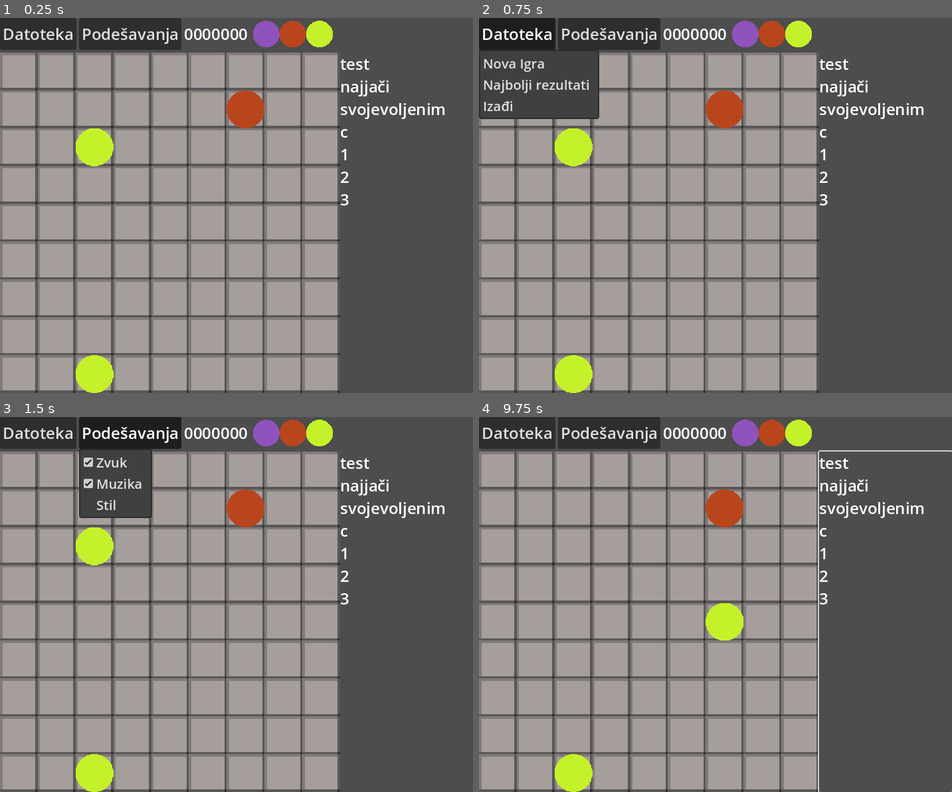
Above: before the commit, frames 1-4 (two rows, left to right).
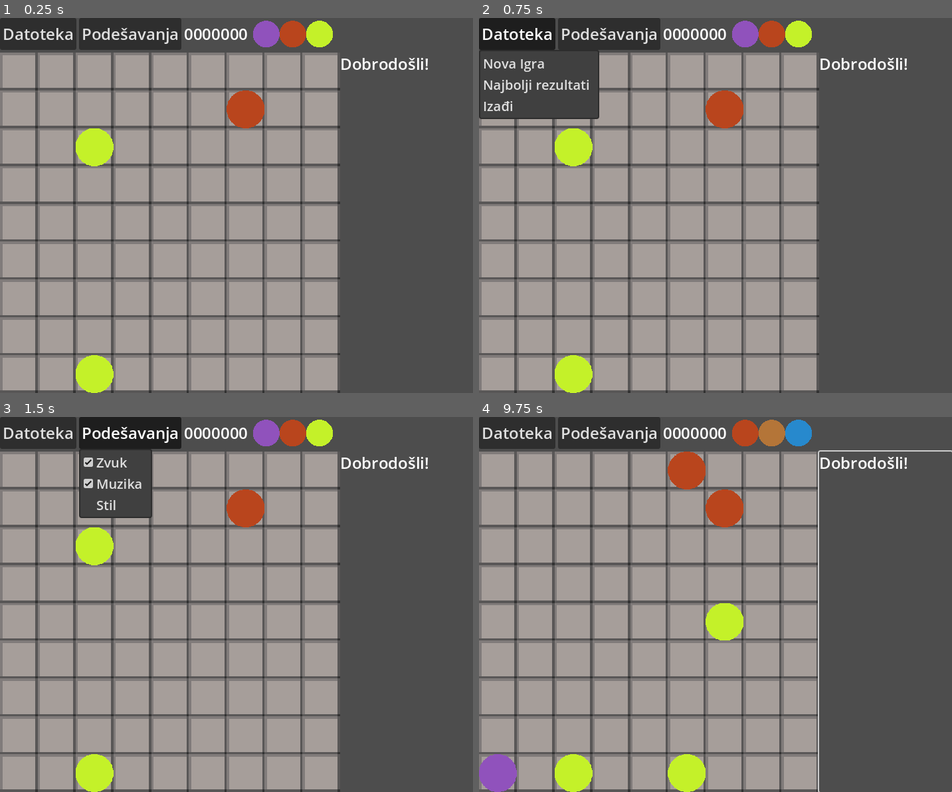
Above: after the commit, the same moments.

Repository: Relja-Stojanovic/Poklon
Game: Godot game, scene res://board/sceen.tscn
Two runs of this game, one before a commit and one after it. Both use one fixed random seed, a clock stepped at 60 frames per second and the inputs below.
Inputs (mouse positions are in pixels of both pictures, inside the frame that each line leads up to):
- Up to frame 1 (0.25 s): no input
- Up to frame 2 (0.75 s): click "Datoteka" at 0.5 s
- Up to frame 3 (1.5 s): click "Podešavanja" at 1.25 s
- Up to frame 4 (9.75 s): click "Datoteka" at 2 s; click "Podešavanja" at 2.75 s; click "Datoteka" at 3.5 s; click "Podešavanja" at 4.25 s; tap Enter at 5, 6.5, 8 s; move the mouse to (819, 585) at 5.02 s; click (819, 585) at 5.1 s; tap Space at 5.75, 7.25, 8.75 s; move the mouse to (620, 623) at 5.77 s; click (620, 623) at 5.85 s; move the mouse to (762, 522) at 6.52 s; click (762, 522) at 6.6 s; move the mouse to (691, 679) at 7.27 s; click (691, 679) at 7.35 s; move the mouse to (857, 660) at 8.02 s; click (857, 660) at 8.1 s; move the mouse to (573, 548) at 8.77 s; click (573, 548) at 8.85 s; move the mouse to (739, 604) at 9.52 s; click (739, 604) at 9.6 s

The runs differ from the first frame. In frame 1, 0.8% of the frame differs, in the area x 71-94%, y 10-50%; in frame 2, 0.8%; in frame 3, 0.8%; in frame 4, 3.7%, in the area x 0-94%, y 0-100%.

Commit message:
Basic Ball Gameplay

Diff:
--- a/board/main.gd
+++ b/board/main.gd
@@ -1,8 +1,9 @@
 extends Control
 
+# TODO: Visuals should be moved to its own sceen
 signal selected_element(data: GameData, pos: Vector2i)
 signal selected_target(data: GameData, pos: Vector2i)
-signal selection_canceled(data: GameData)
+signal selected_ended(data: GameData)
 
 var astar: AStarGrid2D = AStarGrid2D.new()
 var data: GameData
@@ -44,6 +45,7 @@
 		for element in data.elements:
 			astar.set_point_solid(element, true)
 
+# TODO: Pathfinding should be its own class
 func _on_element_moved(_data: GameData, old_pos: Vector2i, new_pos: Vector2i) -> void:
 	astar.set_point_solid(old_pos, false)
 	astar.set_point_solid(new_pos, true)
@@ -59,18 +61,19 @@
 		if pos == selected_pos:
 			selected_pos = Vector2i.MIN
 			has_selected = false
-			selection_canceled.emit(data)
+			selected_ended.emit(data)
 		elif data.is_empty(pos):
 			var path: PackedVector2Array = astar.get_id_path(selected_pos, pos, false)
 			if not path.is_empty():
 				data.move_element(selected_pos, pos)
+				var connected: bool = GameService.game_strategy.execute_match(data, pos)
 				selected_target.emit(data, selected_pos)
+				if not connected or data.elements.is_empty():
+					GameService.spawn_elements(data)
+
 				selected_pos = Vector2i.MIN
 				has_selected = false
-				#TODO: Fix this shit
-				$Board/SelectedElementBackground.visible = false
-				$Board/SelectedTargetBackground.visible = false
-				$Board/SelectedElement.visible = false
+				selected_ended.emit(data)
 		else:
 			selected_pos = pos
 			selected_element.emit(data, selected_pos)
--- a/board/sceen.tscn
+++ b/board/sceen.tscn
@@ -9,6 +9,7 @@
 [ext_resource type="Script" uid="uid://da7s0t81p7udb" path="res://board/ui/board/board_background.gd" id="3_udv86"]
 [ext_resource type="Script" uid="uid://cbfbrqpjlwm2u" path="res://board/ui/menu/menu_settings.gd" id="3_v6giy"]
 [ext_resource type="Script" uid="uid://djbimqgro8vku" path="res://board/ui/board.gd" id="6_qb5gv"]
+[ext_resource type="Script" uid="uid://dl4c1jl8mehsk" path="res://board/ui/chat.gd" id="7_wdrx5"]
 [ext_resource type="Script" uid="uid://mxta8bkkeq8j" path="res://board/ui/preview/preview.gd" id="7_x7vg5"]
 [ext_resource type="Script" uid="uid://bp175he2qetv1" path="res://board/ui/new_game_popup.gd" id="8_ciyxn"]
 [ext_resource type="Script" uid="uid://p626t6c8uiq2" path="res://board/ui/board/elements.gd" id="9_ox5xr"]
@@ -156,16 +157,11 @@
 layout_mode = 2
 size_flags_horizontal = 8
 focus_mode = 2
-text = "test
-najjači
-svojevoljenim
-c
-1
-2
-3"
+text = "Dobrodošli!"
 fit_content = true
 autowrap_mode = 0
 selection_enabled = true
+script = ExtResource("7_wdrx5")
 
 [node name="Board" type="SubViewport" parent="."]
 disable_3d = true
@@ -372,8 +368,10 @@
 [connection signal="selected_element" from="." to="Board/SelectedElementBackground" method="_on_root_selected_element"]
 [connection signal="selected_element" from="." to="Board/SelectedElement" method="_on_root_selected_element"]
 [connection signal="selected_element" from="." to="AnimationPlayer" method="_on_root_selected_element"]
+[connection signal="selected_ended" from="." to="Board/SelectedElementBackground" method="_on_root_selected_ended"]
+[connection signal="selected_ended" from="." to="Board/SelectedTargetBackground" method="_on_root_selected_ended"]
+[connection signal="selected_ended" from="." to="Board/SelectedElement" method="_on_root_selected_ended"]
 [connection signal="selected_target" from="." to="Board/SelectedTargetBackground" method="_on_root_selected_target"]
-[connection signal="selection_canceled" from="." to="AnimationPlayer" method="_on_root_selection_canceled"]
 [connection signal="board_clicked" from="UI/Bottom/Board" to="." method="_on_board_clicked"]
 [connection signal="close_requested" from="NewGamePopup" to="NewGamePopup" method="_on_close_requested"]
 [connection signal="value_changed" from="NewGamePopup/MarginContainer/Options/Size/Input" to="NewGamePopup" method="_on_input_size"]
--- a/board/ui/board/selected_element.gd
+++ b/board/ui/board/selected_element.gd
@@ -10,3 +10,6 @@
 	region_rect.position = element_texture * Global.TILE_SIZE
 	position = (Vector2(pos) + Vector2(0.5, 0.5)) * Global.TILE_SIZE
 	visible = true
+
+func _on_root_selected_ended(_data: GameData) -> void:
+	visible = false
--- a/board/ui/board/selected_element_background.gd
+++ b/board/ui/board/selected_element_background.gd
@@ -14,3 +14,6 @@
 func _on_root_selected_element(_data: GameData, pos: Vector2i) -> void:
 	position = pos * Global.TILE_SIZE
 	visible = true
+
+func _on_root_selected_ended(_data: GameData) -> void:
+	visible = false
--- a/board/ui/board/selected_target_background.gd
+++ b/board/ui/board/selected_target_background.gd
@@ -14,3 +14,6 @@
 func _on_root_selected_target(_data: GameData, pos: Vector2i) -> void:
 	position = pos * Global.TILE_SIZE
 	visible = true
+
+func _on_root_selected_ended(_data: GameData) -> void:
+	visible = false
--- /dev/null
+++ b/board/ui/chat.gd
@@ -0,0 +1,7 @@
+extends RichTextLabel
+
+func _ready() -> void:
+	Chat.send.connect(_on_chat_message)
+
+func _on_chat_message(msg: String) -> void:
+	text = msg + "\n" + text
--- /dev/null
+++ b/data/Chat.gd
@@ -0,0 +1,29 @@
+extends Node
+
+signal send(msg: String)
+
+func to_str(ball_id: int) -> String:
+	match ball_id:
+		Element.BALL_RED:
+			return "Crvena"
+		Element.BALL_BLUE:
+			return "Teget"
+		Element.BALL_GREEN:
+			return "Zelena"
+		Element.BALL_YELLOW:
+			return "Žuta"
+		Element.BALL_LIGHT_BLUE:
+			return "Plava"
+		Element.BALL_PURPLE:
+			return "Ljubičasta"
+		Element.BALL_BROWN:
+			return "Smeća"
+		_:
+			return ""
+
+func info_ball(ball_id: int, amount: int) -> void:
+	var msg: String = "%s*%s" % [to_str(ball_id), amount]
+	send.emit(msg)
+
+func info_word(word: String) -> void:
+	send.emit(word)
--- a/data/GameData.gd
+++ b/data/GameData.gd
@@ -12,8 +12,8 @@
 @export var elements: Dictionary[Vector2i, int] = {}
 @export var preview: Array[int] = []
 @export var score: int = 0
-@export var chat: Array[String] = []
 
+#region Element
 func is_empty(pos: Vector2i) -> bool:
 	return not elements.has(pos)
 
@@ -34,10 +34,13 @@
 	elements.erase(element_pos)
 	elements[new_pos] = element
 	element_moved.emit(self, element_pos, new_pos)
+#endregion
 
+#region Score
 func add_score(amount: int) -> void:
 	set_score(score+amount)
 
 func set_score(value: int) -> void:
 	score = value
 	score_changed.emit(self)
+#endregion
--- a/data/GameService.gd
+++ b/data/GameService.gd
@@ -37,6 +37,7 @@
 		var pos: Vector2i = empty_cells.pop_back()
 		var element: int = data.preview.pop_back()
 		data.add_element(pos, element)
+		game_strategy.execute_match(data, pos)
 	create_preview(data)
 
 static func valid_pos(data: GameData, pos: Vector2i) -> bool:
--- a/project.godot
+++ b/project.godot
@@ -22,6 +22,7 @@
 Path="*res://file/Path.gd"
 Global="*res://Global.gd"
 Element="*res://data/Element.gd"
+Chat="*res://data/Chat.gd"
 
 [debug]
 
--- a/strategy/BallGameStrategy.gd
+++ b/strategy/BallGameStrategy.gd
@@ -2,3 +2,51 @@
 
 func gen_preview_element() -> int:
 	return randi() % 7 + Element.BALL_RED
+
+func check(pos: Vector2i, data: GameData, x: int, y: int, array: Array[Vector2i]) -> void:
+	var element: int = data.elements[pos]
+	var i: Vector2i = pos
+	i.x += x
+	i.y += y
+	while GameService.valid_pos(data, i):
+		if data.is_empty(i):
+			return
+		if data.elements[i] != element:
+			return
+		array.append(i)
+		i.x += x
+		i.y += y
+
+func execute_match(data: GameData, pos: Vector2i) -> bool:
+	var h: Array[Vector2i] = []
+	var v: Array[Vector2i] = []
+	var d1: Array[Vector2i] = []
+	var d2: Array[Vector2i] = []
+	check(pos, data, 1, 0, h)
+	check(pos, data, -1, 0, h)
+	check(pos, data, 0, 1, v)
+	check(pos, data, 0, -1, v)
+	check(pos, data, 1, 1, d1)
+	check(pos, data, -1, -1, d1)
+	check(pos, data, 1, -1, d2)
+	check(pos, data, -1, 1, d2)
+	var f: Array[Vector2i] = []
+	if h.size() >= 4:
+		f.append_array(h)
+	if v.size() >= 4:
+		f.append_array(v)
+	if d1.size() >= 4:
+		f.append_array(d1)
+	if d2.size() >= 4:
+		f.append_array(d2)
+
+	if not f.is_empty():
+		f.append(pos)
+		#TODO: Make this more readable
+		Chat.info_ball(data.elements[pos], f.size())
+		for cell in f:
+			data.remove_element(cell)
+		var score: int = f.size() * 10
+		data.add_score(score)
+		return true
+	return false
--- a/strategy/GameStrategy.gd
+++ b/strategy/GameStrategy.gd
@@ -1,3 +1,5 @@
 @abstract class_name GameStrategy extends RefCounted
 
 @abstract func gen_preview_element() -> int
+# Get if combination of elements was achived, remove elements, add score and return if it was a success
+@abstract func execute_match(data: GameData, pos: Vector2i) -> bool
--- a/strategy/WordGameStrategy.gd
+++ b/strategy/WordGameStrategy.gd
@@ -2,3 +2,6 @@
 
 func gen_preview_element() -> int:
 	return randi() % 30 + Element.LETTER_A
+
+func execute_match(_data: GameData, _pos: Vector2i) -> bool:
+	return false
Not shown: 1 places in board/sceen.tscn that only renumber resources
Not shown, added: board/ui/chat.gd.uid
Not shown, added: data/Chat.gd.uid
